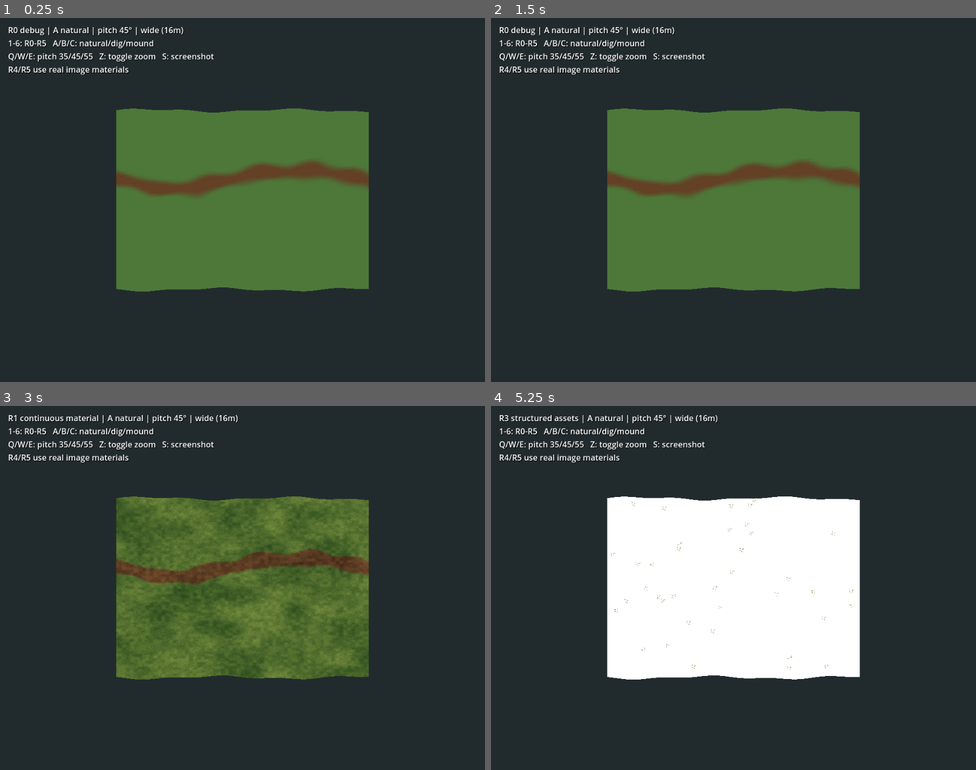
Above: before the commit, frames 1-4 (two rows, left to right).
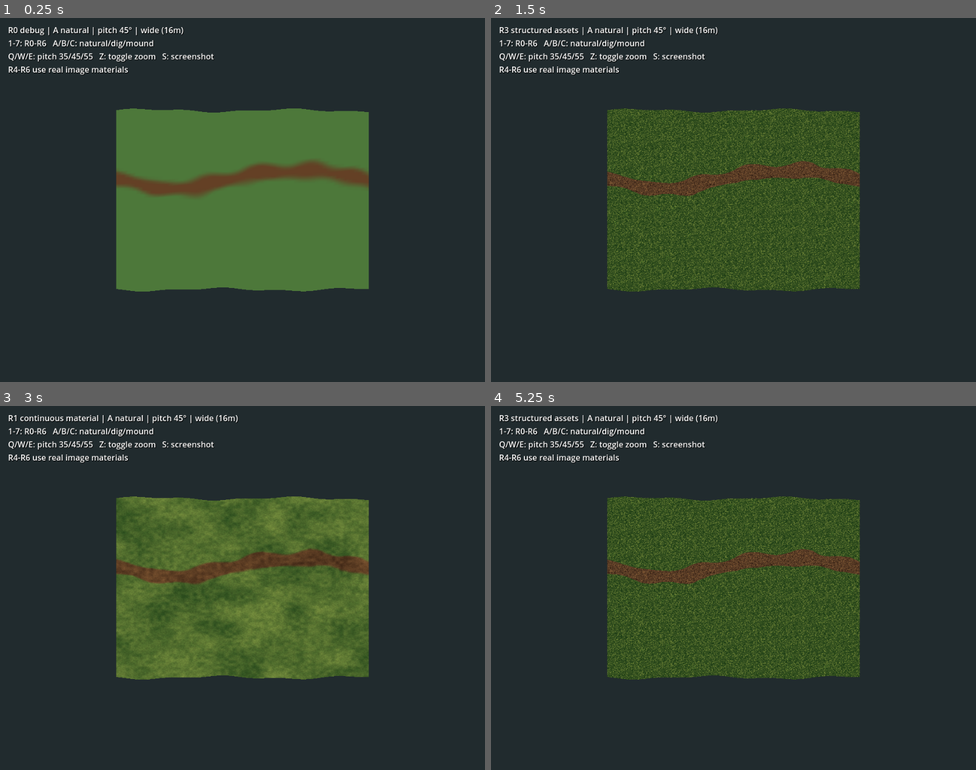
Above: after the commit, the same moments.

Repository: Riddick-ulous/SurvivalGamePixelArt
Game: Godot game, scene res://main.tscn
Same seed, same stepped clock (60 frames per second), same inputs: the game is played once before the commit and once after it.
Inputs:
- Up to frame 1 (0.25 s): no input
- Up to frame 2 (1.5 s): tap Enter at 0.5 s; hold W 0.53-1.28 s; tap 7 at 0.6, 1.35 s; tap Space at 1.25 s; hold S from 1.28 s (still down)
- Up to frame 3 (3 s): tap Enter at 2 s; release S at 2.03 s; hold W from 2.03 s (still down); tap 1 at 2.1 s; tap 7 at 2.3 s; tap Space at 2.75 s; tap 2 at 2.85 s
- Up to frame 4 (5.25 s): tap 7 at 3.05, 3.8, 4.55 s; tap Enter at 3.5 s; release W at 3.53 s; hold A 3.53-5.03 s; tap 3 at 3.6 s; tap Space at 4.25 s; tap 4 at 4.35 s; hold S from 5.03 s (still down); tap 5 at 5.1 s

The runs differ from the first frame. In frame 1, 0.2% of the frame differs, in the area x 3-27%, y 6-16%; in frame 2, 20%; in frame 3, 0.2%; in frame 4, 26%, in the area x 3-77%, y 6-76%.

Commit message:
feat: R6 organic path edges, excavation soil exposure and slope projection

Diff:
--- a/experiments/terrain-rendering-spike/terrain_material.gdshader
+++ b/experiments/terrain-rendering-spike/terrain_material.gdshader
@@ -12,6 +12,7 @@
 
 varying vec3 world_pos;
 varying float grass;
+varying float cut_depth;
 
 float hash21(vec2 p) {
     return fract(sin(dot(p, vec2(127.1, 311.7)) + seed) * 43758.5453123);
@@ -26,6 +27,7 @@
 void vertex() {
     world_pos = (MODEL_MATRIX * vec4(VERTEX, 1.0)).xyz;
     grass = COLOR.r;
+    cut_depth = COLOR.g;
 }
 void fragment() {
     vec2 p = world_pos.xz;
@@ -41,6 +43,55 @@
         vec3 turf = mix(vec3(0.16,0.29,0.12),vec3(0.46,0.55,0.24),0.6*large+0.4*medium);
         float blend = smoothstep(0.26,0.74,g+0.14*(medium-0.5));
         ALBEDO = mix(earth,turf,blend)*(0.90+0.20*fine);
+    } else if (render_mode_id == 6) {
+        // R6: R5's exact stochastic grass A/B selection, unchanged.
+        vec2 uv = fract(p / material_meters);
+        vec3 turf_a = texture(grass_a_tex,uv).rgb;
+        vec3 turf_b = texture(grass_b_tex,uv).rgb;
+        float grass_field = 0.64*noise2(p*1.55+vec2(13.7,8.2))
+                          + 0.36*noise2(p*4.0+vec2(71.1,19.4));
+        float grass_jitter = hash21(floor(p*8.0+vec2(2.0,7.0))) - 0.5;
+        float grass_pick = step(0.50,grass_field+0.14*grass_jitter);
+        vec3 turf = mix(turf_a,turf_b,grass_pick);
+
+        // Reconstruct broad-scale path boundaries analytically in world-space:
+        // width and center vary independently over 0.5-2m spatial scales.
+        // Do not reuse the near-straight per-vertex R5 material weight.
+        float center = 6.1 + 0.85*sin(p.x*0.42);
+        center += 0.40*(noise2(vec2(p.x*0.55,11.0))-0.5)*2.0;
+        center += 0.20*(noise2(p*0.85+vec2(6.0,17.0))-0.5)*2.0;
+        float half_width = 0.62 + 0.24*(noise2(p*0.75+vec2(34.0,12.0))-0.5)*2.0;
+        float distance_to_path = abs(p.y-center);
+        float edge_field = distance_to_path-half_width;
+        float islands = 0.21*(noise2(p*2.2+vec2(7.0,3.0))-0.5)*2.0
+                      + 0.08*(noise2(p*7.0+vec2(4.0,23.0))-0.5)*2.0;
+        float pixel_jitter = (hash21(floor(p*32.0+vec2(97.0,31.0)))-0.5)*0.065;
+        float grass_coverage = step(0.0,edge_field+islands+pixel_jitter);
+
+        // Exposed subsurface: no grass inside the excavated floor or bank.
+        // Depth is encoded in vertex color.g by the terrain geometry builder.
+        float exposed = step(0.13,cut_depth);
+        grass_coverage *= 1.0-exposed;
+
+        // Slope-aware projection: the original XZ mapping stretches across
+        // banks. Blend in a side-projected soil sample only on steep surfaces.
+        // World derivatives avoid reliance on a possibly flipped face normal.
+        vec3 dpdx = dFdx(world_pos);
+        vec3 dpdy = dFdy(world_pos);
+        vec3 geometric_normal = normalize(cross(dpdx,dpdy));
+        float up = abs(geometric_normal.y);
+        float bank = 1.0-smoothstep(0.68,0.94,up);
+        vec2 side_uv_x = fract(world_pos.zy / material_meters);
+        vec2 side_uv_z = fract(world_pos.xy / material_meters);
+        vec3 side_x = texture(soil_tex,side_uv_x).rgb;
+        vec3 side_z = texture(soil_tex,side_uv_z).rgb;
+        float side_mix = abs(geometric_normal.x)/
+                         max(0.001,abs(geometric_normal.x)+abs(geometric_normal.z));
+        vec3 earth = mix(texture(soil_tex,uv).rgb,mix(side_z,side_x,side_mix),bank);
+
+        // Gentle geometry-based lightness, without filtering source pixels.
+        float shade = mix(0.77,1.0,up);
+        ALBEDO = mix(earth,turf,grass_coverage)*shade;
     } else if (render_mode_id == 5) {
         // R5: world-anchored stochastic material selection.
         // No RGB interpolation between different texture materials.
--- a/experiments/terrain-rendering-spike/terrain_spike.gd
+++ b/experiments/terrain-rendering-spike/terrain_spike.gd
@@ -4,7 +4,7 @@
 const EXTENT := 16.0
 const STEP := EXTENT / GRID
 const SEED := 1909
-const MODES := ["R0 debug", "R1 continuous material", "R2 pixel clusters", "R3 structured assets", "R4 image materials", "R5 stochastic transitions"]
+const MODES := ["R0 debug", "R1 continuous material", "R2 pixel clusters", "R3 structured assets", "R4 image materials", "R5 stochastic transitions", "R6 excavated terrain"]
 const CASES := ["A natural", "B excavation", "C mound"]
 var mode_id := 0
 var case_id := 0
@@ -18,6 +18,7 @@
 var r3_overlay: Texture2D
 var r4_ready: bool = false
 var close_camera: bool = false
+var r6_debug: bool = false
 
 func _ready() -> void:
     RenderingServer.set_default_clear_color(Color(0.13, 0.17, 0.18))
@@ -47,7 +48,11 @@
     var h: float = 0.12*sin(x*0.7+0.2)*cos(z*0.6) + 0.07*sin(x*1.8+z*0.9)
     var d: float = Vector2(x-8.2,z-8.0).length()
     if case_id == 1:
-        h -= 0.72*(1.0-smoothstep(1.0,2.25,d))
+        if mode_id == 6:
+            # Flatter excavated floor with steeper but resolvable banks.
+            h -= 1.05*(1.0-smoothstep(1.25,2.20,d))
+        else:
+            h -= 0.72*(1.0-smoothstep(1.0,2.25,d))
     elif case_id == 2:
         h += 1.10*(1.0-smoothstep(0.5,3.2,d))
     return h
@@ -74,7 +79,10 @@
             var px := float(x)*STEP
             var pz := float(z)*STEP
             verts.append(Vector3(px,_height(px,pz),pz))
-            colors.append(Color(_grass(px,pz),0,0,1))
+            var cut_depth: float = 0.0
+            if mode_id == 6 and case_id == 1:
+                cut_depth = 1.05*(1.0-smoothstep(1.25,2.20,Vector2(px-8.2,pz-8.0).length()))
+            colors.append(Color(_grass(px,pz),cut_depth,0,1))
     for z in range(GRID):
         for x in range(GRID):
             var a := z*(GRID+1)+x
@@ -129,21 +137,21 @@
     ui.add_child(info)
 
 func _update_scene() -> void:
+    if mode_id >= 4 and not r4_ready:
+        mode_id = 3
+        push_warning("Image materials missing in res://materials/")
     _rebuild_mesh()
     terrain_material.set_shader_parameter("render_mode_id",mode_id)
     terrain_material.set_shader_parameter("world_scale",32.0)
     terrain_material.set_shader_parameter("seed",float(SEED))
     terrain_material.set_shader_parameter("r3_atlas",r3_atlas)
-    if mode_id >= 4 and not r4_ready:
-        mode_id = 3
-        push_warning("R4 PNGs missing. Copy grass_a_256.png, grass_b_256.png, soil_256.png to res://materials/")
     decor_root.visible = mode_id == 3
     for item in decor_root.get_children():
         var x: float = item.get_meta("ground_x")
         var z: float = item.get_meta("ground_z")
         item.position.y = _height(x,z)+0.17
     var zoom_label: String = "close (~4m)" if close_camera else "wide (16m)"
-    info.text = "%s | %s | pitch %.0f° | %s\n1-6: R0-R5   A/B/C: natural/dig/mound\nQ/W/E: pitch 35/45/55   Z: toggle zoom   S: screenshot\nR4/R5 use real image materials" % [MODES[mode_id],CASES[case_id],pitch,zoom_label]
+    info.text = "%s | %s | pitch %.0f° | %s\n1-7: R0-R6   A/B/C: natural/dig/mound\nQ/W/E: pitch 35/45/55   Z: toggle zoom   S: screenshot\nR4-R6 use real image materials" % [MODES[mode_id],CASES[case_id],pitch,zoom_label]
 
 func _unhandled_key_input(event: InputEvent) -> void:
     if not (event is InputEventKey) or not event.pressed or event.echo:
@@ -155,6 +163,7 @@
         KEY_4: mode_id = 3
         KEY_5: mode_id = 4
         KEY_6: mode_id = 5
+        KEY_7: mode_id = 6
         KEY_Z: close_camera = not close_camera
         KEY_A: case_id = 0
         KEY_B: case_id = 1
Not shown, added: experiments/terrain-rendering-spike/R6_COMPARISON.md
